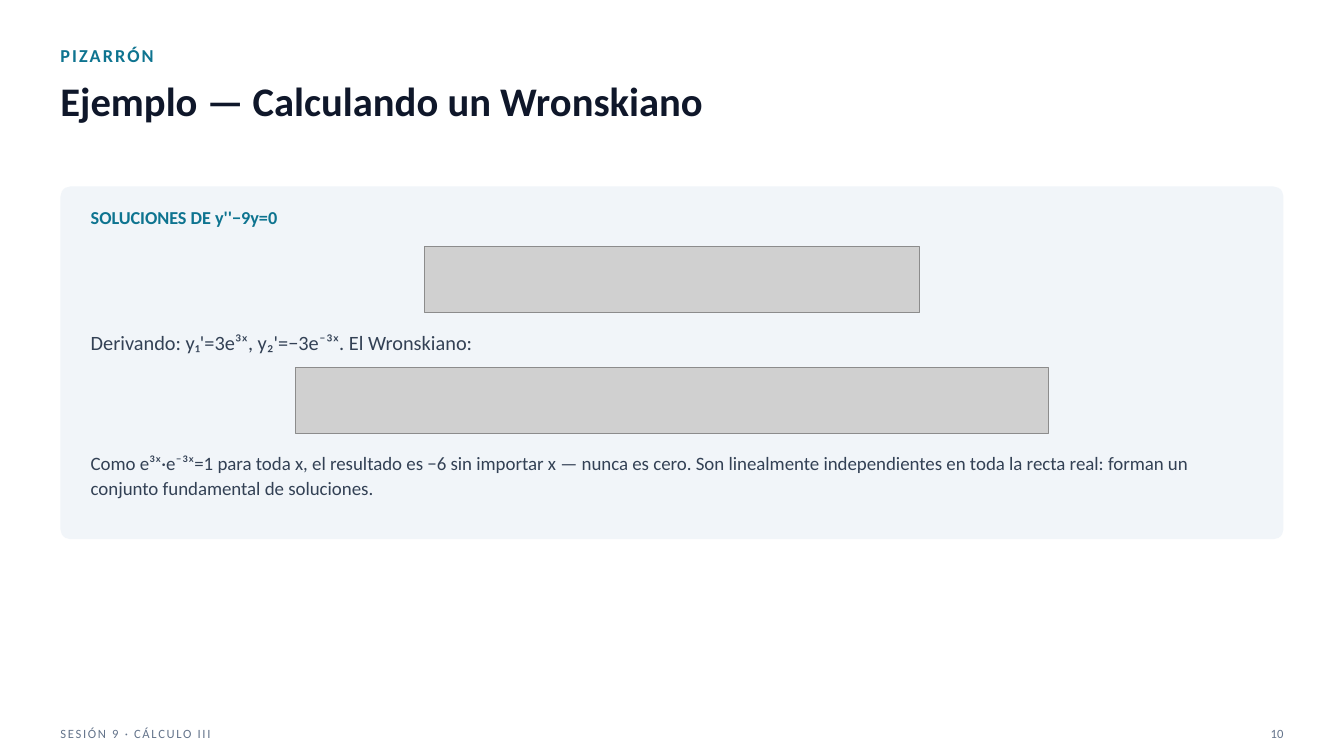
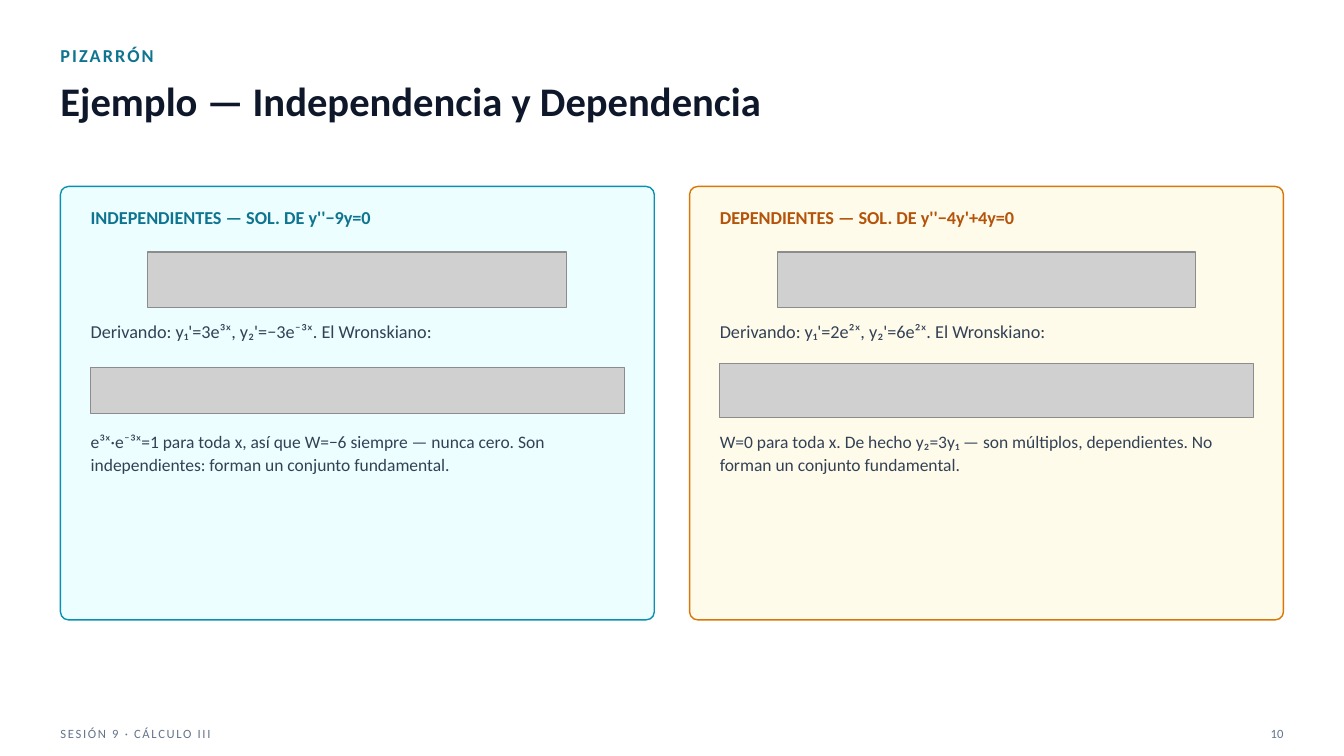
Before and after one commit to SernaEd/FirmsSimulationClass, a slide deck: slide 10 of sesion9/Sesion9_Teoria_Preliminar_Claro.pptx. Drawn at 1344x756 pixels with LibreOffice and Linux fonts; fonts in the diff are those of the drawing; grey boxes stand for pictures. Boxes give left, top, right and bottom in pixels: in the first picture for what was removed or moved away, otherwise in the second. Text is boxed around its words. In the diff, an @@ line names an element or a change of style, - is before the commit and + after.

```diff
--- a/sesion9/Sesion9_Teoria_Preliminar_Claro.pptx
+++ b/sesion9/Sesion9_Teoria_Preliminar_Claro.pptx
@@ text at [60, 87, 761, 123]: text changed @@
-Ejemplo — Calculando un Wronskiano
+Ejemplo — Independencia y Dependencia
@@ rounded rectangle removed at [60, 187, 1284, 539] @@
@@ rounded rectangle added at [60, 187, 654, 620], fill #ECFEFF, outline #0891B2 1 pt @@
@@ rounded rectangle added at [690, 187, 1284, 620], fill #FFFBEB, outline #D97706 1 pt @@
@@ text at [91, 211, 371, 227]: text changed @@
-SOLUCIONES DE y''−9y=0
+INDEPENDIENTES — SOL. DE y''−9y=0
@@ text added at [720, 211, 1014, 227], 13 pt, text #B45309, bold @@
+DEPENDIENTES — SOL. DE y''−4y'+4y=0
@@ picture: place and size @@
-picture at [424, 247, 920, 313]
+picture at [148, 252, 568, 308]
@@ picture added at [778, 252, 1196, 308] @@
@@ text "Derivando: y₁'=3e³ˣ, y₂'=−3e⁻³ˣ. El Wronskiano:": place and size @@
-text "Derivando: y₁'=3e³ˣ, y₂'=−3e⁻³ˣ. El Wronskiano:" at [91, 334, 472, 354]
+text "Derivando: y₁'=3e³ˣ, y₂'=−3e⁻³ˣ. El Wronskiano:" at [91, 324, 432, 341]
@@ text "Derivando: y₁'=3e³ˣ, y₂'=−3e⁻³ˣ. El Wronskiano:" at [91, 324, 432, 341]: size 14.5 to 13 pt @@
@@ text added at [720, 324, 1045, 341], 13 pt, text #334155 @@
+Derivando: y₁'=2e²ˣ, y₂'=6e²ˣ. El Wronskiano:
@@ picture: place and size @@
-picture at [295, 368, 1049, 434]
+picture at [91, 367, 624, 413]
@@ picture added at [720, 364, 1253, 417] @@
@@ text at [91, 434, 544, 474]: text changed; size 13.5 to 12.5 pt @@
-Como e³ˣ·e⁻³ˣ=1 para toda x, el resultado es −6 sin importar x — nunca es cero. Son linealmente independientes en toda la recta real: forman un conjunto fundamental de soluciones.
+e³ˣ·e⁻³ˣ=1 para toda x, así que W=−6 siempre — nunca cero. Son independientes: forman un conjunto fundamental.
@@ text added at [720, 436, 1212, 474], 12.5 pt, text #334155 @@
+W=0 para toda x. De hecho y₂=3y₁ — son múltiplos, dependientes. No forman un conjunto fundamental.
```
Also in this commit, not shown: 4 other slides changed, 1 slide added, 2 other files.
